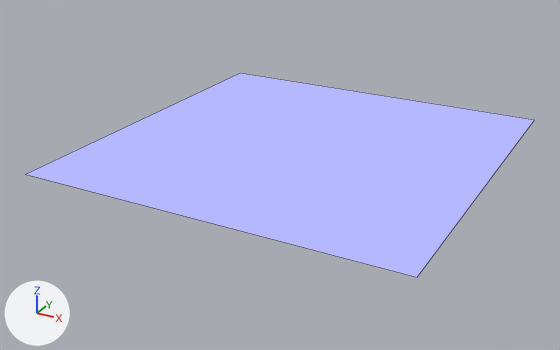
The Blender file src/0.materials.blend as it was, and as the next commit left it.
The view is the same before and after, from a 50 mm camera at (1.76, -3.44, 1.52) aimed at (-0.07, -0.11, -0.15). Every picture has the same lights, and +X, +Y and +Z are marked at lower left. Mesh edges are drawn as thin lines.

The older version as bpy lines, for what is in view:
```python
me_plane = bpy.data.meshes.new('Plane')
me_plane.from_pydata(...)  # 4 vertices, 1 face; spans x -1.0..1.0, y -1.0..1.0, z 0.0
me_plane.materials.append(mat_lightblue)  # blue #b5b7ff
# before: 0 (-1.0, -1.0, 0.0) at pixel (25, 174), 1 (1.0, -1.0, 0.0) at pixel (417, 277), 2 (-1.0, 1.0, 0.0) at pixel (240, 72), 3 (1.0, 1.0, 0.0) at pixel (534, 119)
ob_plane = bpy.data.objects.new('Plane', me_plane)
ob_plane.location = (0.0, 0.0, 0.0)
```
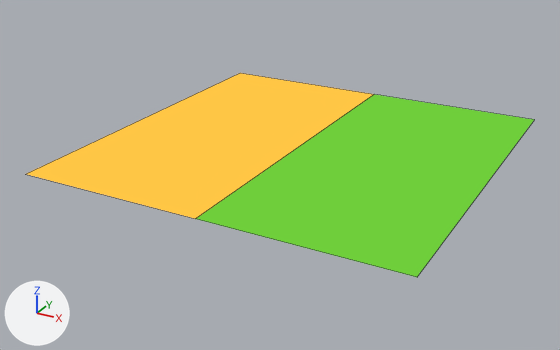
Changed parts and their boxes [x1, y1, x2, y2] in the pictures (560 x 350 px):
part 1 of me_plane, built on: [27, 73, 534, 277] in both

Patch to the scene script:
```diff
--- a/src/0.materials.blend.py
+++ b/src/0.materials.blend.py
@@ mat_lightgreen @@
+mat_lightgreen = emission_material('lightgreen')
+mat_lightgreen.base_color = (0.159, 0.617, 0.0437)  # green #6fce3b
@@ mat_gold @@
+mat_gold = emission_material('gold')
+mat_gold.base_color = (1.0, 0.567, 0.0591)  # orange #ffc645
@@ me_plane @@
 me_plane.from_pydata(...)  # 4 vertices, 1 face; spans x -1.0..1.0, y -1.0..1.0, z 0.0
 # used by ob_plane; location = (0.0, 0.0, 0.0)
 # verts and faces of me_plane; kept vertices keep their numbers, new ones are numbered from 4
-me_plane.materials.append(mat_lightblue)  # blue #b5b7ff
+# me_plane part 1
+delete_faces([(0, 1, 3, 2)])
+verts[4] = (0.0, -1.0, 0.0)  # pixel (195, 218)
+verts[5] = (0.0, 1.0, 0.0)  # pixel (374, 94)
+faces += [(1, 3, 5, 4)]  # mat_lightgreen (green #6fce3b)
+faces += [(0, 4, 5, 2)]  # mat_gold (orange #ffc645)
+me_plane.materials.append(mat_gold)  # orange #ffc645
+me_plane.materials.append(mat_lightgreen)  # green #6fce3b
```
